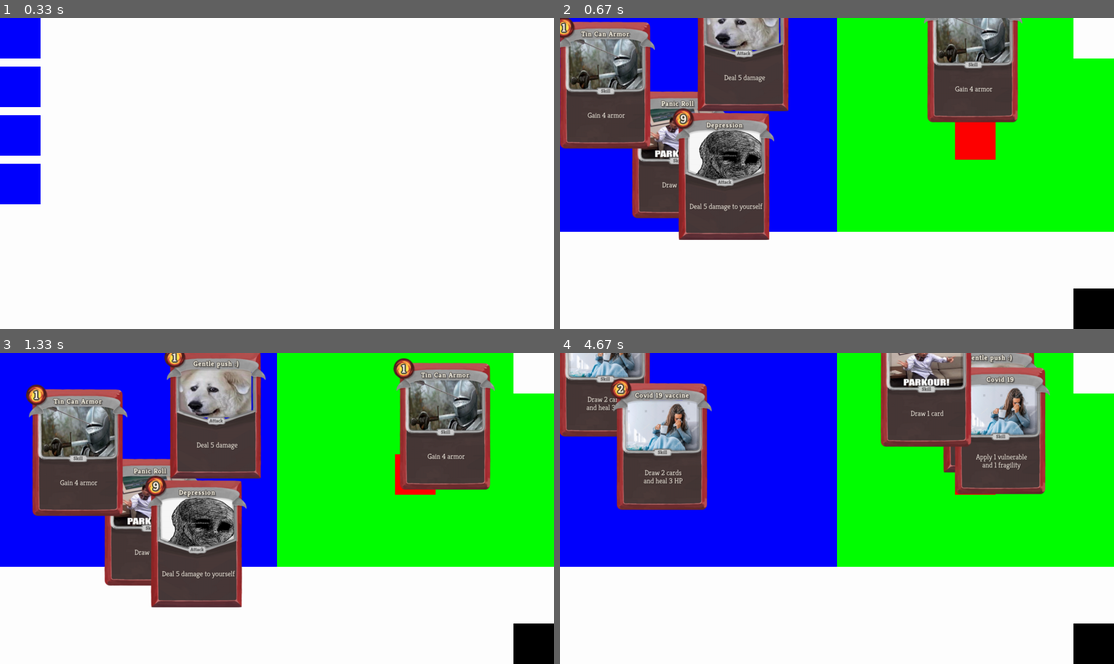
Above: before the commit, frames 1-4 (two rows, left to right).
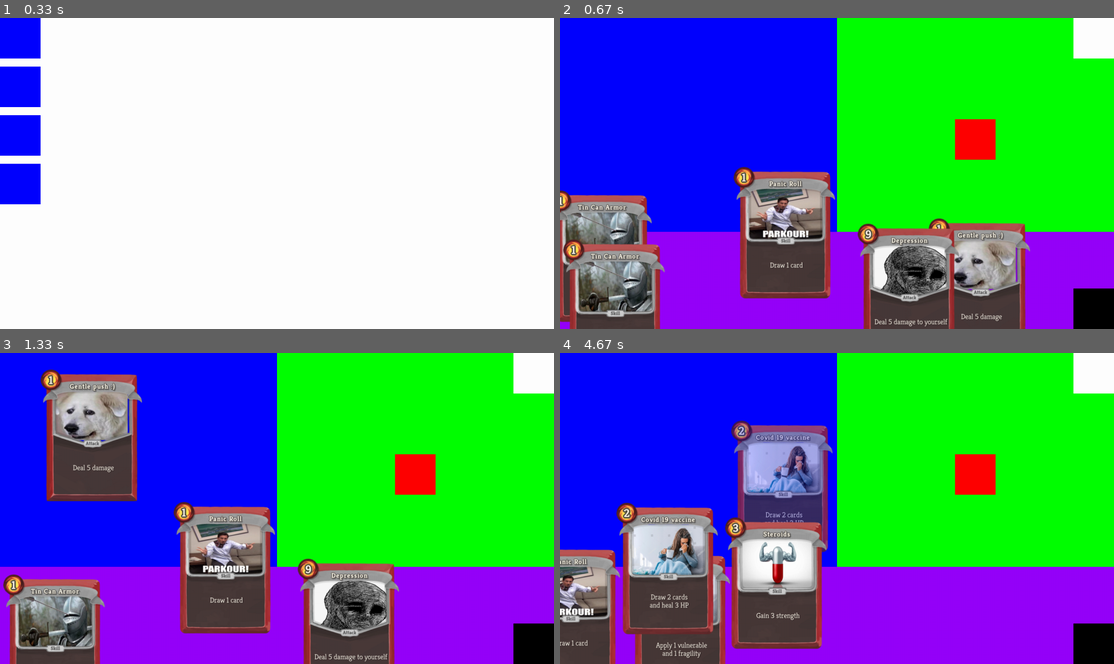
Above: after the commit, the same moments.

Repository: DawidKrolikiewicz/SlayTheSpire-WITH-PYGAME
Game: pygame game, started from CardGame/GameFolder/main.py
Same seed, same stepped clock (60 frames per second), same inputs: the game is played once before the commit and once after it.
Inputs (mouse positions are in pixels of both pictures, inside the frame that each line leads up to):
- Up to frame 1 (0.33 s): no input
- Up to frame 2 (0.67 s): press the mouse at (582, 36) at 0.37 s; move the mouse to (620, 83) at 0.47 s; release the mouse at (665, 126) at 0.6 s
- Up to frame 3 (1.33 s): press the mouse at (421, 608) at 0.7 s; move the mouse to (254, 520) at 0.8 s; release the mouse at (88, 433) at 0.93 s; press the mouse at (55, 617) at 1.03 s; move the mouse to (155, 536) at 1.13 s; release the mouse at (260, 455) at 1.27 s
- Up to frame 4 (4.67 s): press the mouse at (781, 567) at 1.37 s; move the mouse to (720, 480) at 1.47 s; release the mouse at (654, 393) at 1.6 s; press the mouse at (1091, 371) at 1.7 s; move the mouse to (947, 489) at 1.8 s; release the mouse at (798, 608) at 1.93 s; press the mouse at (582, 371) at 2.03 s; move the mouse to (692, 427) at 2.13 s; release the mouse at (803, 480) at 2.27 s; press the mouse at (1091, 642) at 2.37 s; move the mouse to (1069, 586) at 2.47 s; release the mouse at (1047, 533) at 2.6 s; press the mouse at (831, 570) at 4.53 s; move the mouse to (781, 486) at 4.63 s

Frame 1 is identical in both runs. In frame 2, 61% of the frame differs, in the area x 0-100%, y 0-100%; in frame 3, 58%; in frame 4, 63%.

Commit message:
Fix: Targeting
Wybieranie celu karty już działa (nie trzeba grać na przeciwnika kart które nie wymagają konkretnego targetu + fixed że zawsze targetowano przeciwnika o indeksie 0)

Diff:
--- a/CardGame/GameFolder/cardsFile.py
+++ b/CardGame/GameFolder/cardsFile.py
@@ -1,5 +1,13 @@
 import random
+import enum
 import pygame
+
+
+# ====================== TARGETING =======================
+class Targeting(enum.Enum):
+    ANY = 1
+    ENEMY = 2
+    PLAYER = 3
 
 
 # ======================= CardBase =======================
@@ -10,21 +18,23 @@
         self.name = self.__class__.__name__
         self.cost = 99
         self.text = "There is no text here!"
-        # VISUAL RELATED
-        self.x = random.randint(0, 1116)
-        self.y = random.randint(0, 443)
-        self.move_speed = 2
-        self.move_x = self.move_speed
-        self.move_y = self.move_speed
+        self.target = Targeting.ANY
+        # VISUAL RELATED
         self.image = pygame.image.load("Cards/Steroids.png")
         self.width = self.image.get_width()
         self.height = self.image.get_height()
-        self.rect = pygame.Rect((self.x, self.y, self.width, self.height))
+        self.x = random.randint(0, 1366)
+        self.y = random.randint(528, 768)
+        self.move_speed = 0
+        self.move_x = self.move_speed
+        self.move_y = self.move_speed
+        self.rect = pygame.Rect((0, 0, self.width, self.height))
+        self.rect.center = (self.x, self.y)
         # SHOP RELATED
         self.price_range = (0, 0)
         self.weight = 0
 
-    def event_listener(self, ev, player, list_of_enemies):
+    def event_listener(self, ev, player, list_of_enemies, play_rect):
         pos = pygame.mouse.get_pos()
         if ev.type == pygame.MOUSEBUTTONDOWN:
             if self.rect.collidepoint(pos) and player.drag is None:
@@ -33,21 +43,27 @@
                 player.drag.image.set_alpha(200)
         if ev.type == pygame.MOUSEBUTTONUP and player.drag is not None:
             player.drag.image.set_alpha(255)
-            for enemy in list_of_enemies:
-                if enemy.rect.collidepoint(pos):
-                    print(f"Playing {player.drag.name} on {enemy.name}!")
-                    player.play_card(player, list_of_enemies, player.drag)
+            print(player.drag.target)
+            if player.drag.target is Targeting.ANY:
+                if play_rect.collidepoint(pos):
+                    print(f"Playing {player.drag.name}!")
+                    player.play_card(player, list_of_enemies, None, player.drag)
+            elif player.drag.target is Targeting.ENEMY:
+                for enemy in list_of_enemies:
+                    if enemy.rect.collidepoint(pos):
+                        print(f"Playing {player.drag.name} on {enemy.name}!")
+                        player.play_card(player, list_of_enemies, enemy, player.drag)
             player.drag = None
 
-    def update(self, screen, player):
+    def update(self, screen, player, hand_rect):
         # Bouncing around screen-saver style
-        if self.rect.top <= 0:
+        if self.rect.centery <= hand_rect.top:
             self.move_y = self.move_speed
-        if self.rect.bottom >= screen.get_height():
+        if self.rect.bottom >= hand_rect.bottom:
             self.move_y = -self.move_speed
-        if self.rect.left <= 0:
+        if self.rect.centerx <= hand_rect.left:
             self.move_x = self.move_speed
-        if self.rect.right >= screen.get_width():
+        if self.rect.centerx >= hand_rect.right:
             self.move_x = -self.move_speed
 
         if player.drag == self:
@@ -66,7 +82,7 @@
         # pygame.draw.rect(screen, (255, 0, 0), self.rect)
         screen.blit(self.image, (self.x - self.width // 2, self.y - self.height // 2))
 
-    def action(self, player, list_of_enemies):
+    def action(self, player, list_of_enemies, target):
         print(f"CardBase action executing!")
 
 
@@ -78,13 +94,14 @@
         # GAME RELATED
         self.cost = 2
         self.text = "There is no text here!"
+        self.target = Targeting.ANY
         # VISUAL RELATED
         self.image = pygame.image.load("Cards/Covid19Vaccine.png")
         # SHOP RELATED
         self.price_range = (30, 40)
         self.weight = 1
 
-    def action(self, player, list_of_enemies):
+    def action(self, player, list_of_enemies, target):
         player.heal(3, player)
         player.draw_card(2)
 
@@ -97,15 +114,15 @@
         # GAME RELATED
         self.cost = 1
         self.text = "There is no text here!"
+        self.target = Targeting.ENEMY
         # VISUAL RELATED
         self.image = pygame.image.load("Cards/GentlePush.png")
         # SHOP RELATED
         self.price_range = (15, 20)
         self.weight = 3
 
-    def action(self, player, list_of_enemies):
-        # TEMP SOLUTION: ALWAYS TARGETS FIRST ENEMY RN (Should be able to choose in future)
-        player.deal_damage(5, list_of_enemies[0])
+    def action(self, player, list_of_enemies, target):
+        player.deal_damage(5, target)
 
 
 # ======================= Card3 =======================
@@ -116,13 +133,14 @@
         # GAME RELATED
         self.cost = 1
         self.text = "There is no text here!"
+        self.target = Targeting.ANY
         # VISUAL RELATED
         self.image = pygame.image.load("Cards/PanicRoll.png")
         # SHOP RELATED
         self.price_range = (18, 25)
         self.weight = 2
 
-    def action(self, player, list_of_enemies):
+    def action(self, player, list_of_enemies, target):
         player.draw_card(1)
 
 
@@ -134,13 +152,14 @@
         # GAME RELATED
         self.cost = 1
         self.text = "There is no text here!"
+        self.target = Targeting.ANY
         # VISUAL RELATED
         self.image = pygame.image.load("Cards/TinCanArmor.png")
         # SHOP RELATED
         self.price_range = (15, 20)
         self.weight = 3
 
-    def action(self, player, list_of_enemies):
+    def action(self, player, list_of_enemies, target):
         player.add_armor(4, player)
 
 
@@ -152,13 +171,14 @@
         # GAME RELATED
         self.cost = 2
         self.text = "There is no text here!"
+        self.target = Targeting.ANY
         # VISUAL RELATED
         self.image = pygame.image.load("Cards/Steroids.png")
         # SHOP RELATED
         self.price_range = (25, 35)
         self.weight = 1
 
-    def action(self, player, list_of_enemies):
+    def action(self, player, list_of_enemies, target):
         player.add_dex(1, player)
         player.add_str(1, player)
 
@@ -171,16 +191,16 @@
         # GAME RELATED
         self.cost = 1
         self.text = "There is no text here!"
+        self.target = Targeting.ENEMY
         # VISUAL RELATED
         self.image = pygame.image.load("Cards/Covid19.png")
         # SHOP RELATED
         self.price_range = (18, 25)
         self.weight = 2
 
-    def action(self, player, list_of_enemies):
-        # TEMP SOLUTION: ALWAYS TARGETS FIRST ENEMY RN (Should be able to choose in future)
-        player.add_frag(1, list_of_enemies[0])
-        player.add_vuln(1, list_of_enemies[0])
+    def action(self, player, list_of_enemies, target):
+        player.add_frag(1, target)
+        player.add_vuln(1, target)
 
 
 # ======================= Card6 =======================
@@ -191,11 +211,12 @@
         # GAME RELATED
         self.cost = 1
         self.text = "There is no text here!"
+        self.target = Targeting.ANY
         # VISUAL RELATED
         self.image = pygame.image.load("Cards/Depression.png")
         # SHOP RELATED
         self.price_range = (99, 99)
         self.weight = 0
 
-    def action(self, player, list_of_enemies):
+    def action(self, player, list_of_enemies, target):
         player.deal_damage(5, player)
--- a/CardGame/GameFolder/playerFile.py
+++ b/CardGame/GameFolder/playerFile.py
@@ -55,7 +55,7 @@
 
     #        print(f"==============================================================================")
 
-    def play_card(self, player, list_of_enemies, card):
+    def play_card(self, player, list_of_enemies, target, card):
         if len(self.hand) < 1:
             print(f">>  {self.name}'s hand is EMPTY!")
         else:
@@ -66,7 +66,7 @@
             if card.cost <= self.mana:
                 self.mana -= card.cost
                 self.hand.remove(card)
-                card.action(player, list_of_enemies)
+                card.action(player, list_of_enemies, target)
                 self.discard.append(card)
             else:
                 print(f"Not enough mana to play {card.name}!")
--- a/CardGame/GameFolder/roomsFile.py
+++ b/CardGame/GameFolder/roomsFile.py
@@ -7,6 +7,7 @@
 GREEN = (0, 255, 0)
 BLUE = (0, 0, 255)
 BLACK = (0, 0, 0)
+PURPLE = (150, 0, 250)
 
 # > Room   (superclass)
 # - Menu
@@ -102,10 +103,13 @@
     def __init__(self):
         super().__init__()
         pygame.display.set_caption("COMBAT ENCOUNTER")
-        self.bg_player_color = BLUE
-        self.bg_player_rect = pygame.Rect((0, 0, 683, 528))
+        self.bg_play_color = BLUE
+        self.bg_play_rect = pygame.Rect((0, 0, 1366, 528))
         self.bg_enemy_color = GREEN
         self.bg_enemy_rect = pygame.Rect((683, 0, 683, 528))
+        self.bg_hand_color = PURPLE
+        self.bg_hand_rect = pygame.Rect((0, 528, 1366, 240))
+
         self.end_turn_color = BLACK
         self.end_turn_rect = pygame.Rect((1266, 668, 100, 100))
 
@@ -126,12 +130,13 @@
                     print(f"END TURN")
                     self.state = 3
         for card in player.hand:
-            card.event_listener(ev, player, self.list_of_enemies)
+            card.event_listener(ev, player, self.list_of_enemies, self.bg_play_rect)
 
     def update(self, screen, player):
         # Draw backgrounds Rects
-        pygame.draw.rect(screen, self.bg_player_color, self.bg_player_rect)
+        pygame.draw.rect(screen, self.bg_play_color, self.bg_play_rect)
         pygame.draw.rect(screen, self.bg_enemy_color, self.bg_enemy_rect)
+        pygame.draw.rect(screen, self.bg_hand_color, self.bg_hand_rect)
 
         # Draw Go-To-Menu Rect
         super().update(screen, player)
@@ -145,7 +150,7 @@
 
         # Update every card in hand
         for card in player.hand:
-            card.update(screen, player)
+            card.update(screen, player, self.bg_hand_rect)
 
         if self.state == 0:
             # COMBAT START
